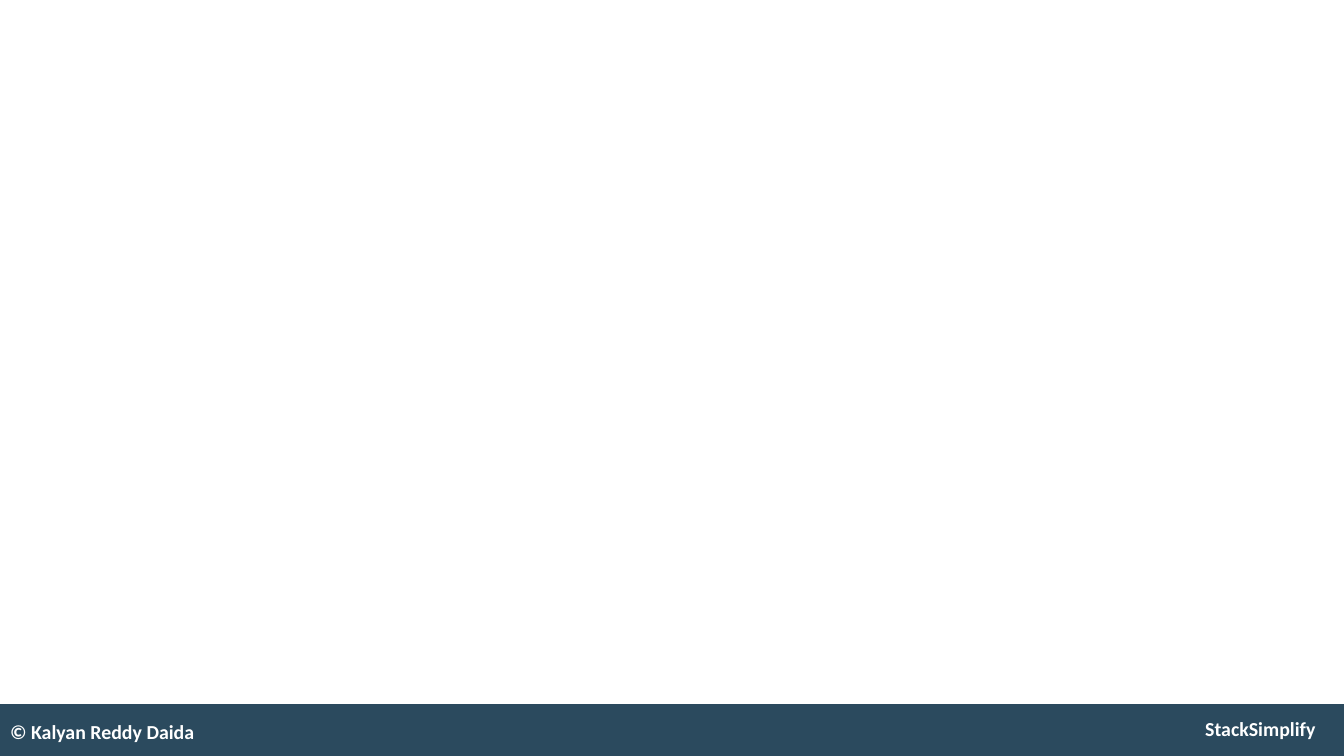
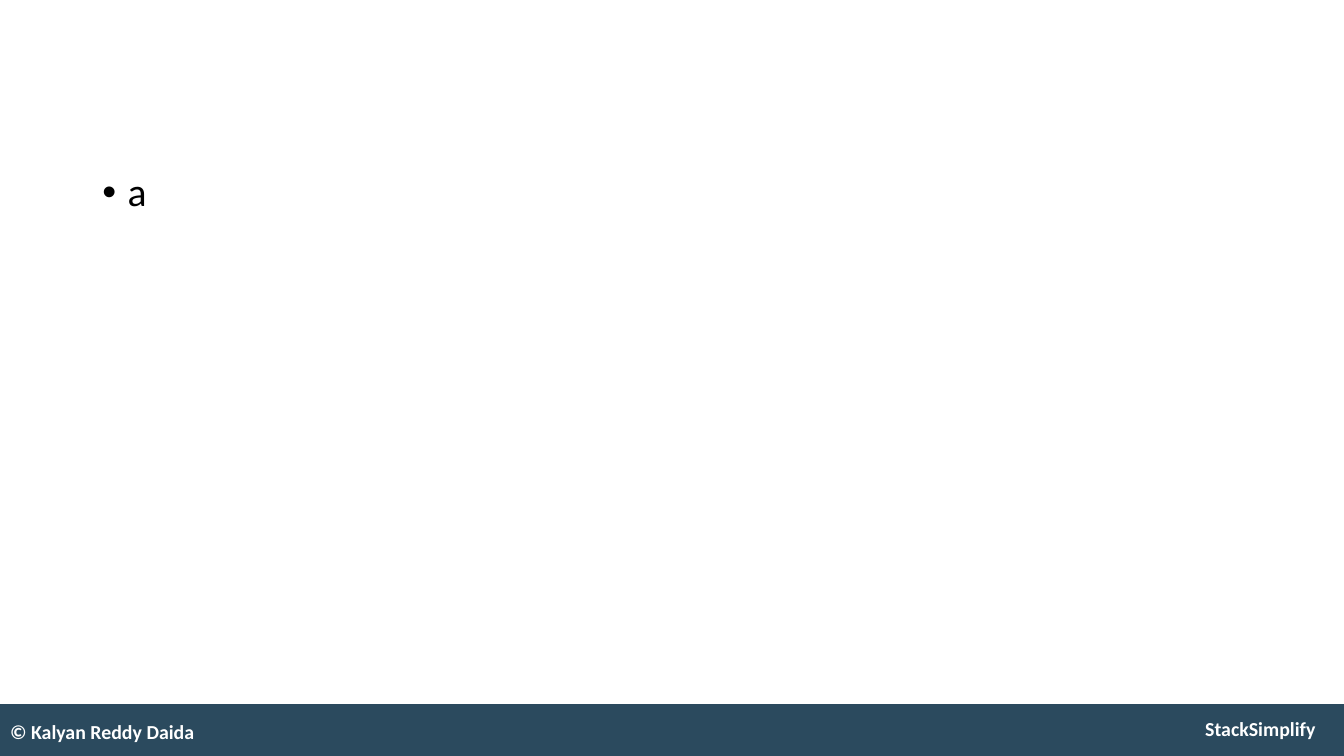
Before and after one commit to stacksimplify/aws-eks-kubernetes-masterclass, a slide deck: slide 11 of presentation/AWS-Fargate-and-EKS-Masterclass.pptx (slide 3 before the commit). Drawn at 1344x756 pixels with LibreOffice and Linux fonts; fonts in the diff are those of the drawing. Boxes give left, top, right and bottom in pixels: in the first picture for what was removed or moved away, otherwise in the second. Text is boxed around its words. In the diff, an @@ line names an element or a change of style, - is before the commit and + after.

```diff
--- a/presentation/AWS-Fargate-and-EKS-Masterclass.pptx
+++ b/presentation/AWS-Fargate-and-EKS-Masterclass.pptx
@@ text added at (128,186,147,207), 34 pt, text #000000 @@
+• a
```
Also in this commit, not shown: 1 other slide changed, 8 slides added, 1 other file.
